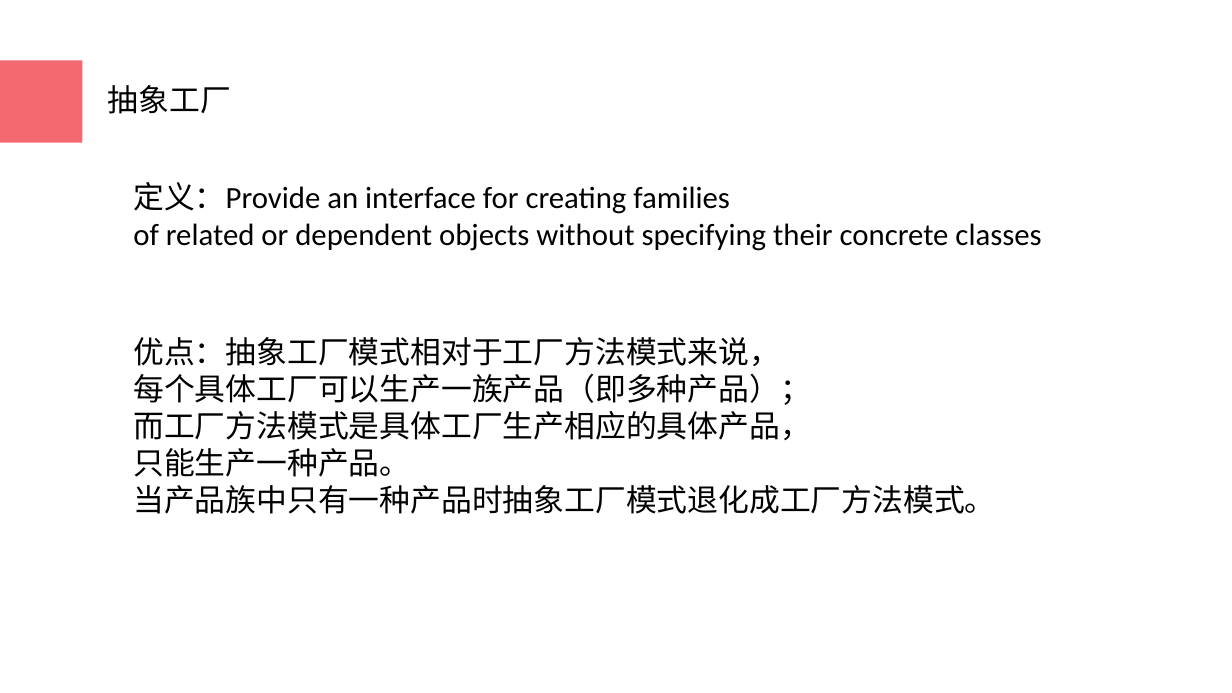
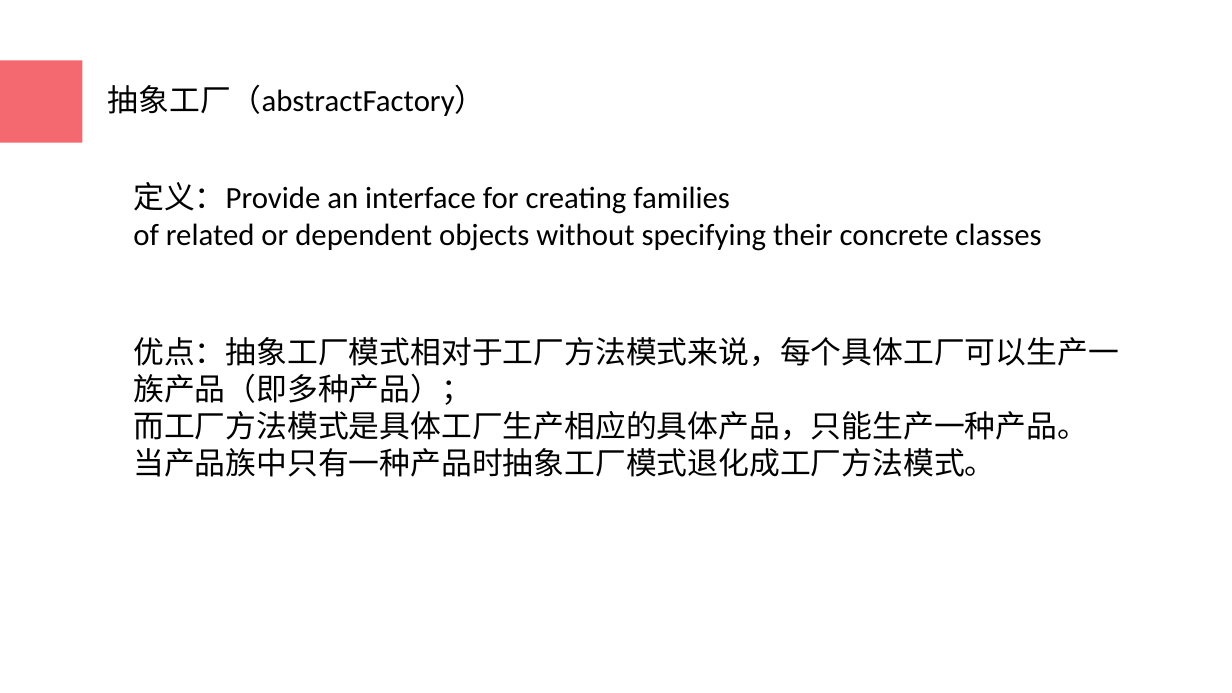
Before and after one commit to XpreeYU/design-mode, a slide deck: slide 5 of design mode.pptx (slide 4 before the commit). Drawn at 1232x693 pixels with LibreOffice and Linux fonts; fonts in the diff are those of the drawing; background and template pictures are left out. Boxes give left, top, right and bottom in pixels: in the first picture for what was removed or moved away, otherwise in the second. Text is boxed around its words. In the diff, an @@ line names an element or a change of style, - is before the commit and + after.

```diff
--- a/design mode.pptx
+++ b/design mode.pptx
@@ text at [108, 84, 486, 116]: text changed @@
-抽象工厂
+抽象工厂（abstractFactory）
@@ text at [133, 337, 1119, 440]: text changed @@
-优点：抽象工厂模式相对于工厂方法模式来说，
-每个具体工厂可以生产一族产品（即多种产品）；
-而工厂方法模式是具体工厂生产相应的具体产品，
-只能生产一种产品。
+优点：抽象工厂模式相对于工厂方法模式来说，每个具体工厂可以生产一族产品（即多种产品）；
+而工厂方法模式是具体工厂生产相应的具体产品，只能生产一种产品。
```
Also in this commit, not shown: 6 other slides changed, 1 slide added, 1 slide removed.
